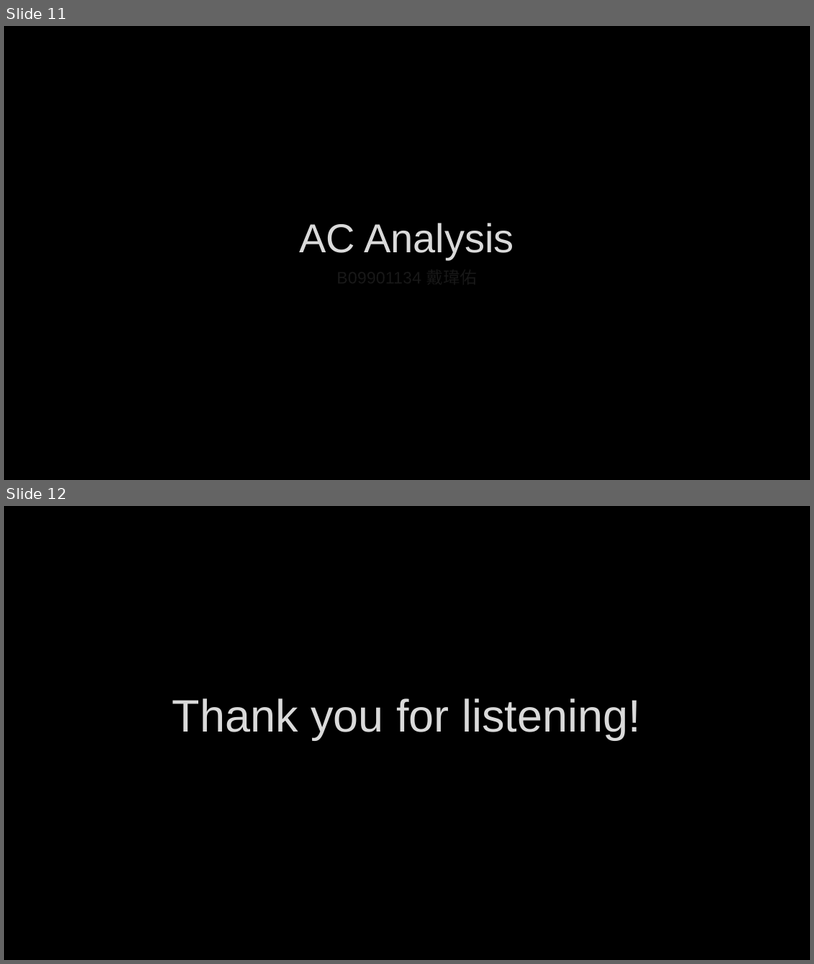
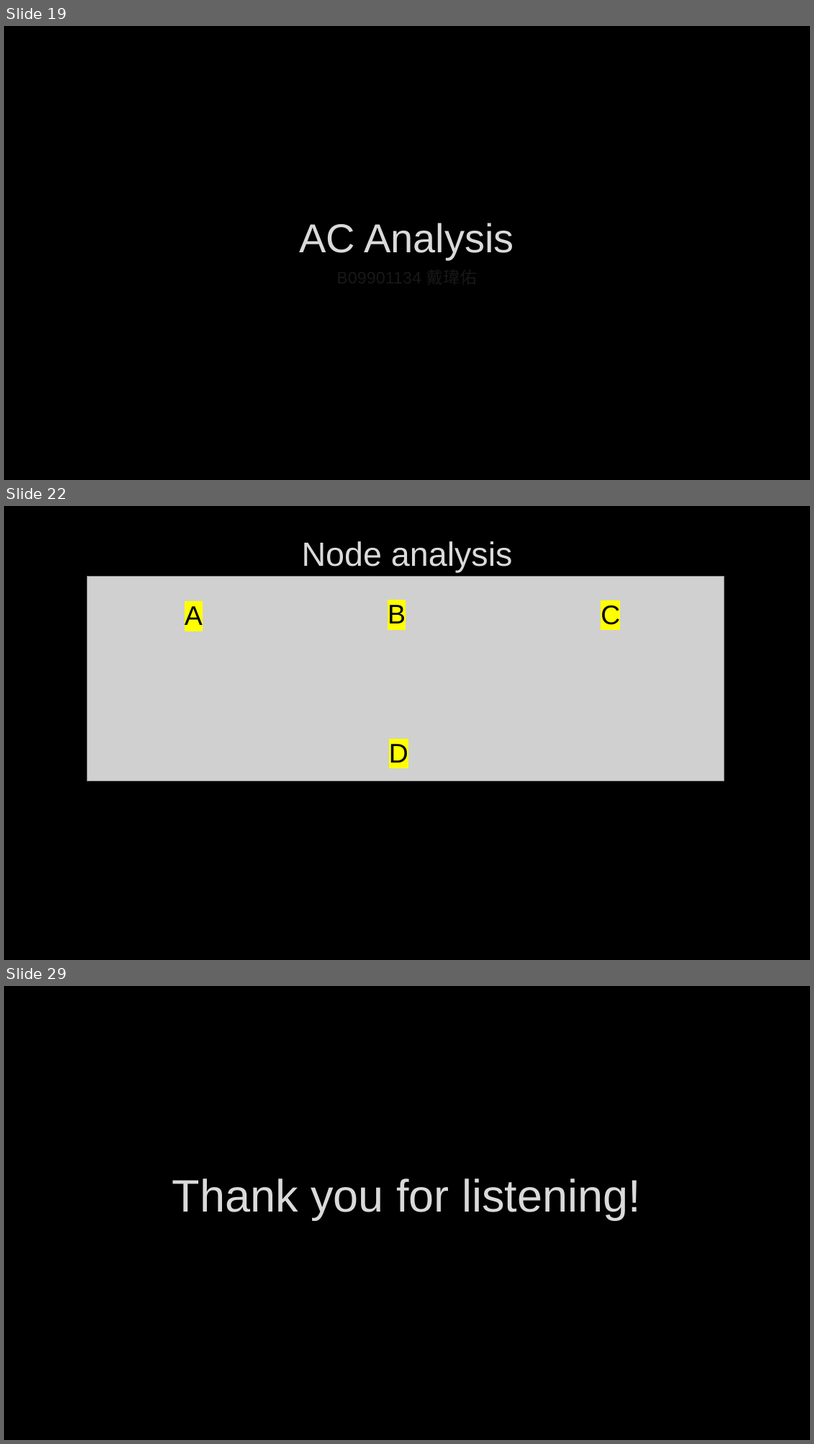
Before and after one commit to broccoli-huang/miniPSPICE, a slide deck: presentation.pptx. Shown one above the other, each under a label of ours: slides 11 and 12 before the commit, slides 19, 22 and 29 after it; the slides between them are not shown. The pictures are 814x964 and 814x1444 pixels, drawn with LibreOffice and Linux fonts; fonts in the diff are those of the drawing; grey boxes stand for pictures; background and template pictures are left out. Boxes give left, top, right and bottom in pixels: in the first picture for what was removed or moved away, otherwise in the second. Text is boxed around its words. In the diff, an @@ line names an element or a change of style, - is before the commit and + after.

```diff
--- a/presentation.pptx
+++ b/presentation.pptx
@@ slide 22 added at (4,506,810,960), background picture (left out) @@
@@ title added at (302,541,513,572), 40 pt, text #DADADA @@
+Node analysis
@@ group added at (88,576,725,781): 4 texts, 1 picture @@
+A
+D
+B
+C
@@ what was slide 11 is now slide 19 @@
@@ what was slide 12 is now slide 29 @@
```
Also in this commit, not shown: 2 slides changed, 16 other slides added, 1 other file.
